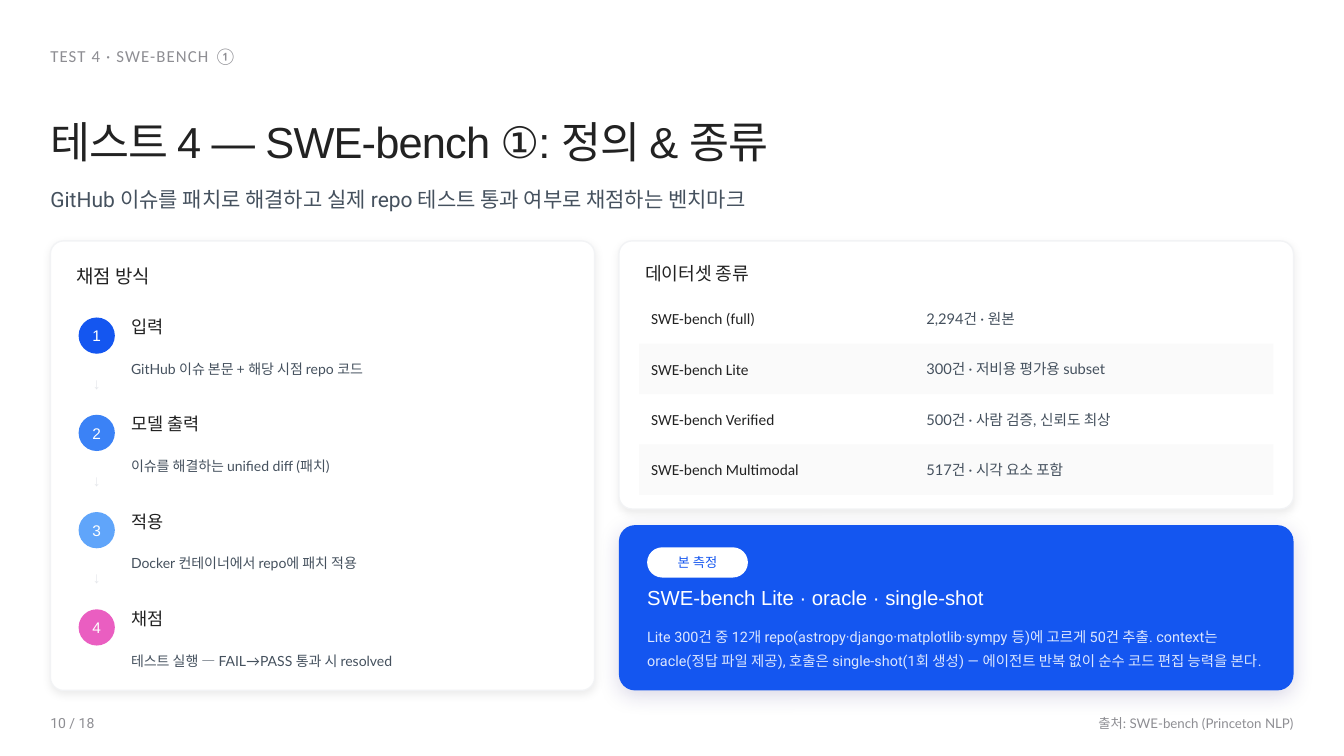
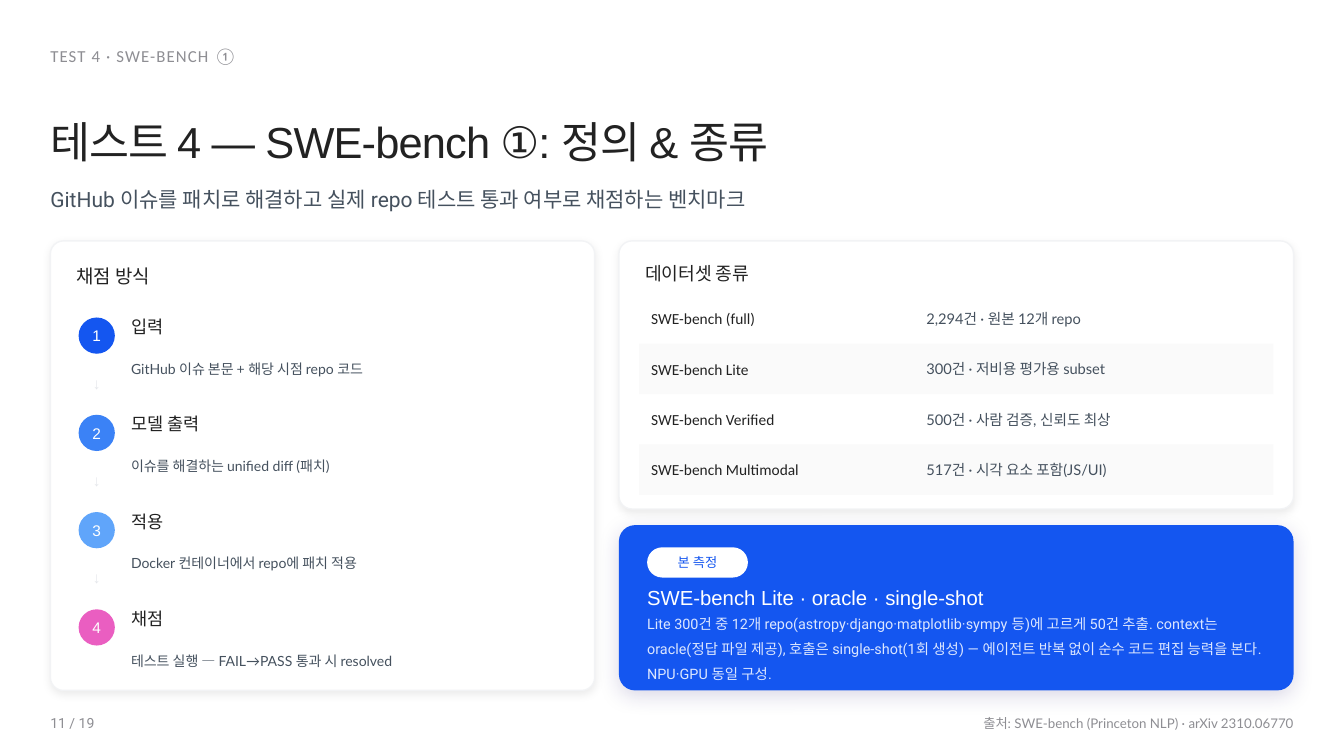
Before and after one commit to hyunjun1234/RNGD-proj, a slide deck: slide 11 of Model_Benchmark/ppt/RNGD_Benchmark.pptx (slide 10 before the commit). Drawn at 1344x756 pixels with LibreOffice and Linux fonts; fonts in the diff are those of the drawing. Boxes give left, top, right and bottom in pixels: in the first picture for what was removed or moved away, otherwise in the second. Text is boxed around its words. In the diff, an @@ line names an element or a change of style, - is before the commit and + after.

```diff
--- a/Model_Benchmark/ppt/RNGD_Benchmark.pptx
+++ b/Model_Benchmark/ppt/RNGD_Benchmark.pptx
@@ text at box(926, 312, 1081, 327): text changed @@
-2,294건 · 원본
+2,294건 · 원본 12개 repo
@@ text at box(926, 463, 1106, 477): text changed @@
-517건 · 시각 요소 포함
+517건 · 시각 요소 포함(JS/UI)
@@ text at box(647, 617, 1262, 680): text changed @@
-Lite 300건 중 12개 repo(astropy·django·matplotlib·sympy 등)에 고르게 50건 추출. context는 oracle(정답 파일 제공), 호출은 single-shot(1회 생성) — 에이전트 반복 없이 순수 코드 편집 능력을 본다.
+Lite 300건 중 12개 repo(astropy·django·matplotlib·sympy 등)에 고르게 50건 추출. context는 oracle(정답 파일 제공), 호출은 single-shot(1회 생성) — 에이전트 반복 없이 순수 코드 편집 능력을 본다. NPU·GPU 동일 구성.
@@ text at box(50, 718, 95, 728): text changed @@
-10 / 18
+11 / 19
@@ text at box(983, 717, 1293, 730): text changed @@
-출처: SWE-bench (Princeton NLP)
+출처: SWE-bench (Princeton NLP) · arXiv 2310.06770
```
Also in this commit, not shown: 13 other slides changed, 5 slides added, 4 slides removed, 6 other files.
